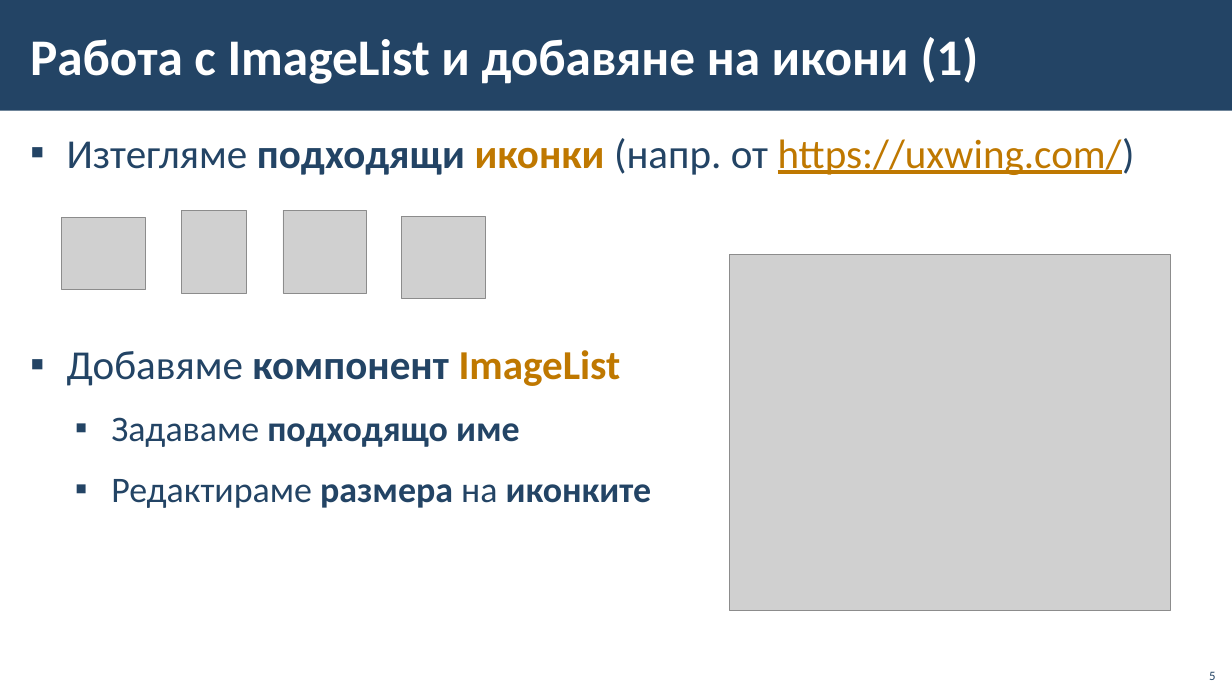
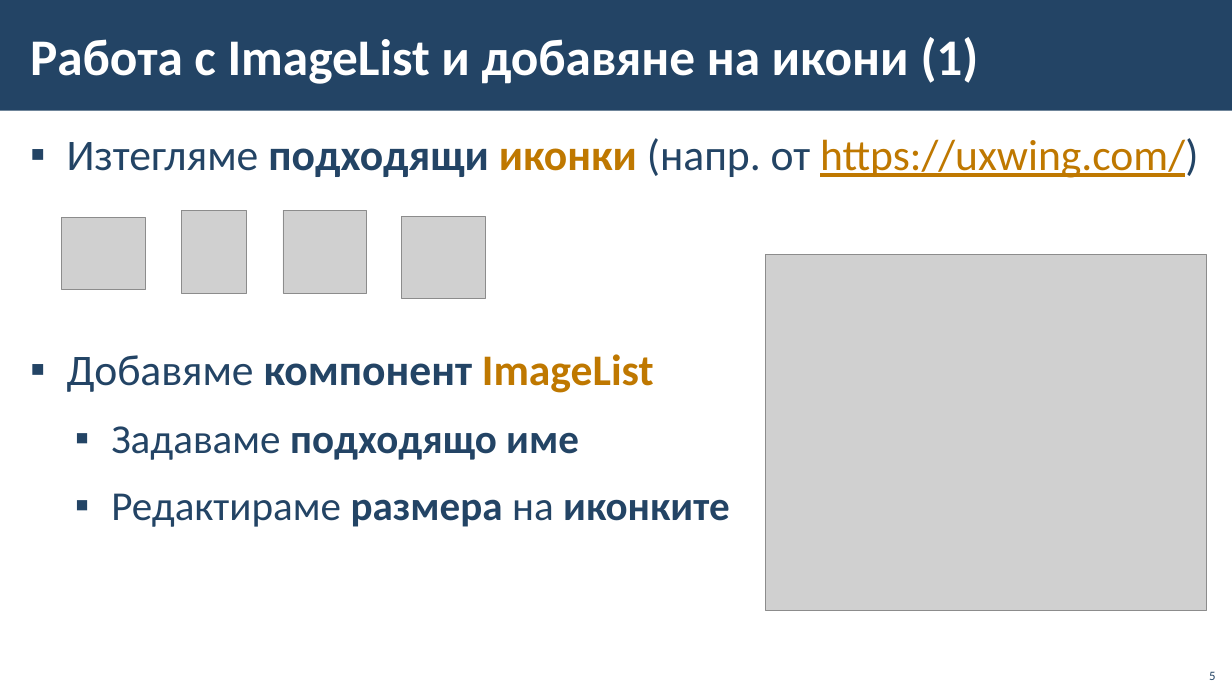
Before and after one commit to BG-IT-Edu/School-Programming, a slide deck: slide 5 of Courses/Software-Sciences/Module-4-Information-Systems-New/12-Implementation-of-Information-System/12.2-Implementation-of-Information-System.pptx. Drawn at 1232x693 pixels with LibreOffice and Linux fonts; fonts in the diff are those of the drawing; grey boxes stand for pictures; background and template pictures are left out. Boxes give left, top, right and bottom in pixels: in the first picture for what was removed or moved away, otherwise in the second. Text is boxed around its words. In the diff, an @@ line names an element or a change of style, - is before the commit and + after.

```diff
--- a/Courses/Software-Sciences/Module-4-Information-Systems-New/12-Implementation-of-Information-System/12.2-Implementation-of-Information-System.pptx
+++ b/Courses/Software-Sciences/Module-4-Information-Systems-New/12-Implementation-of-Information-System/12.2-Implementation-of-Information-System.pptx
@@ text "Изтегляме подходящи иконки (напр. от ..." at (67, 138, 1198, 527): size 32 to 34 pt in "Изтегляме подходящи иконки (напр. от https://uxwing.com/)", "Добавяме компонент ImageList"; size 28 to 32 pt in "Задаваме подходящо име", "Редактираме размера на иконките" @@
@@ picture: place and size @@
-picture at (730, 254, 1171, 611)
+picture at (766, 254, 1207, 611)
```
Also in this commit, not shown: 3 other slides changed.
